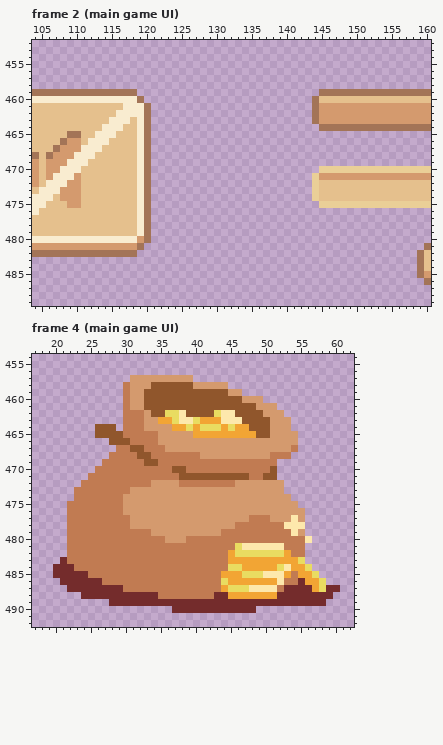
Two states of a pixel-art file, Assets/Textures/UI/UI Atlas.aseprite. Above is the file before it was changed.
500x494 pixels, 5 frames. Pixels under 10% opacity are left out. Shown: frame 2 (main game UI): x 104..160, y 452..489; frame 4 (main game UI): x 17..62, y 454..492. The commit also changed other frames or places, which this record leaves out.
After the commit:
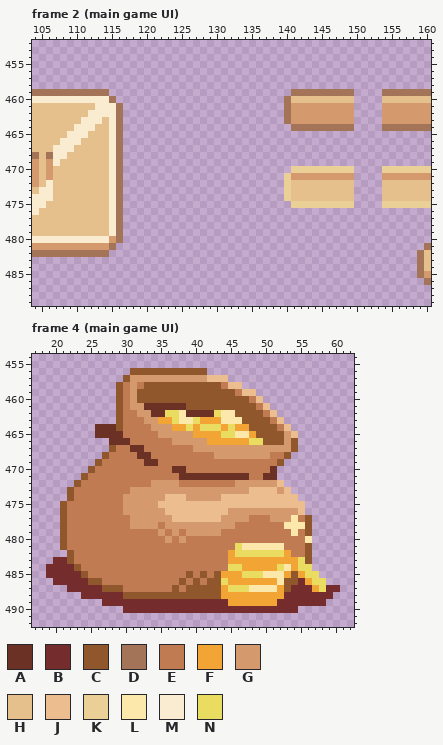
Palette (. is transparent): A #6a3124  B #742c2c  C #90562c  D #a37457  E #c17b52  F #f2a534  G #d49a6e  H #e5c08d  J #ebbd8f  K #eacf97  L #fde8ac  M #f9ecd0  N #e9dc61
From old to new:
Changed rows in their new state; - is an unchanged pixel.
Frame 2 (main game UI), layer "Layer 1":
first column x 107:
459 --------....----------------------DDDD-----....
460 --------D....--------------------DHHHH-----....
461 ------MMMD....-------------------DGGGG-----....
462 -----MMMMD....-------------------DGGGG-----....
463 ----MMM--D....-------------------DGGGG-----....
464 ---MMM-H-D....--------------------DDDD-----....
465 --MMM-HH-D....---------------------------------
466 -MMM-HHHMD....---------------------------------
467 MMMHHHH-MD....---------------------------------
468 MMHHHH--MD....---------------------------------
469 MHHHH---MD....---------------------------------
470 HHHH----MD....--------------------KKKK-----....
471 HHHH----MD....-------------------KGGGG-----....
472 HHHH----MD....-------------------KHHHH-----....
473 HHHH----MD....-------------------KHHHH-----....
474 -HHH----MD....-------------------KHHHH-----....
475 --HH----MD....--------------------KKKK-----....
476 --------MD....---------------------------------
477 --------MD....---------------------------------
478 --------MD....---------------------------------
479 --------MD....---------------------------------
480 --------GD....---------------------------------
481 --------D....----------------------------------
482 --------....-----------------------------------
Frame 4 (main game UI), layer "Layer 7":
first column x 19:
456 ------------CCCCCCCCCCC----------------
457 -----------C---------GGJJJ-------------
458 ----------C--EC------CCCCEJJ-----------
459 ----------C--C------------CEJJ---------
460 ----------C--C--------------CEJ--------
461 ----------C---AAAAAA----------EJ.------
462 ----------C--G-AA---AAAA-------EJ.-----
463 ----------C---------------------EJ.----
464 -------AAAC---E-----------------CEJ----
465 -------AAAA--------------NNLL---CC-J---
466 ---------AAA----EE-----FFFFFFNNCCC-C---
467 ---------C--AA---EEEE--------------C---
468 --------C----AA-------EE----------C----
469 -------C------AA-----------------C-----
470 ------C-----------AA------------A------
471 -----C-------------AAAAAAAAAA--AA------
472 ----C----------------------------J-----
473 ---C-------------------------JJJJ-J----
474 ---C-------------JJJ-----JJJJJJJJJJJ---
475 --C-------------JJJJJJJJJJJJJJJJJJJJJ--
476 --C--------------JJJJJJJJJ----------J--
477 --C---------------JJJJJJJ-----------EC-
478 --C-------------E--------------------C-
479 --C------------E-E-E----------------EC-
480 --C---------------E--------------------
481 --C----------------------------------C-
482 ---C---------------------------------C-
483 -B-C---------------------------------C-
484 B---C-------------------------------N--
485 B----C--------------C-C-C----------C-N-
486 -B----CC-----------C-C-CC---------CC--N
487 --------CCC-------C-CCCCC--------FC----
488 -----------CCCCCCCCCCCCCCF-------F-----
489 --------B-----------------FFFFFFF------
490 -----------BBBBBBB------------BBBBBB---
